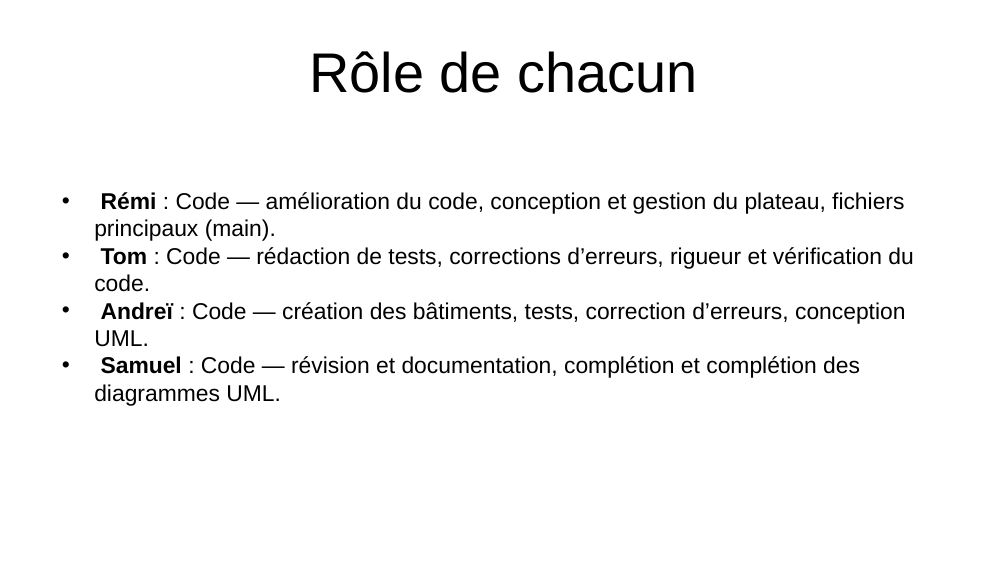
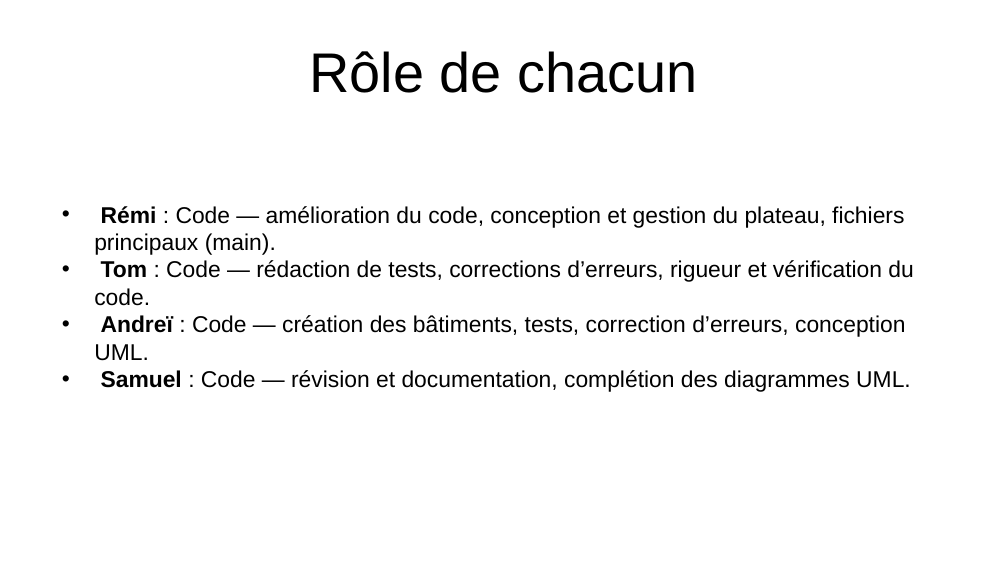
Before and after one commit to remiandrieu/java_project_l2, a slide deck: slide 15 of diapo_soutenance.odp. Drawn at 1008x567 pixels with LibreOffice and Linux fonts; fonts in the diff are those of the drawing. Boxes give left, top, right and bottom in pixels: in the first picture for what was removed or moved away, otherwise in the second. Text is boxed around its words. In the diff, an @@ line names an element or a change of style, - is before the commit and + after.

```diff
--- a/diapo_soutenance.odp
+++ b/diapo_soutenance.odp
@@ text at bbox=[101, 370, 911, 392]: text changed @@
-• Samuel : Code — révision et documentation, complétion et complétion des diagrammes UML.
+• Samuel : Code — révision et documentation, complétion des diagrammes UML.
```
Also in this commit, not shown: 1 slide added, 1 slide removed, 1 other file.
